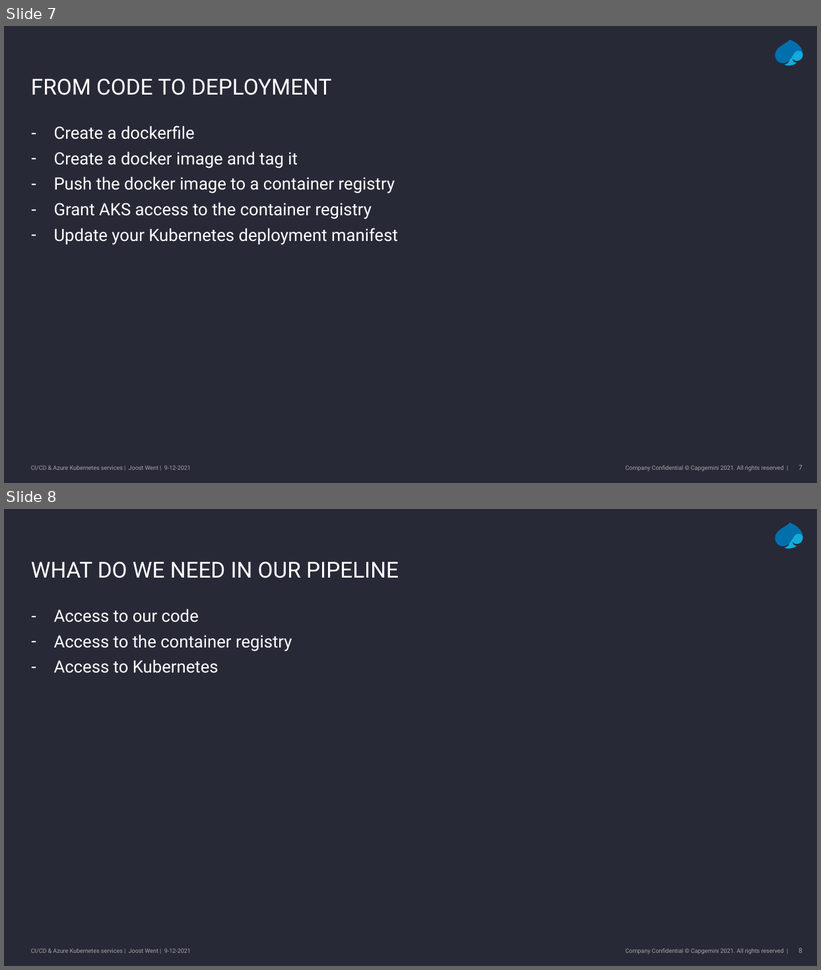
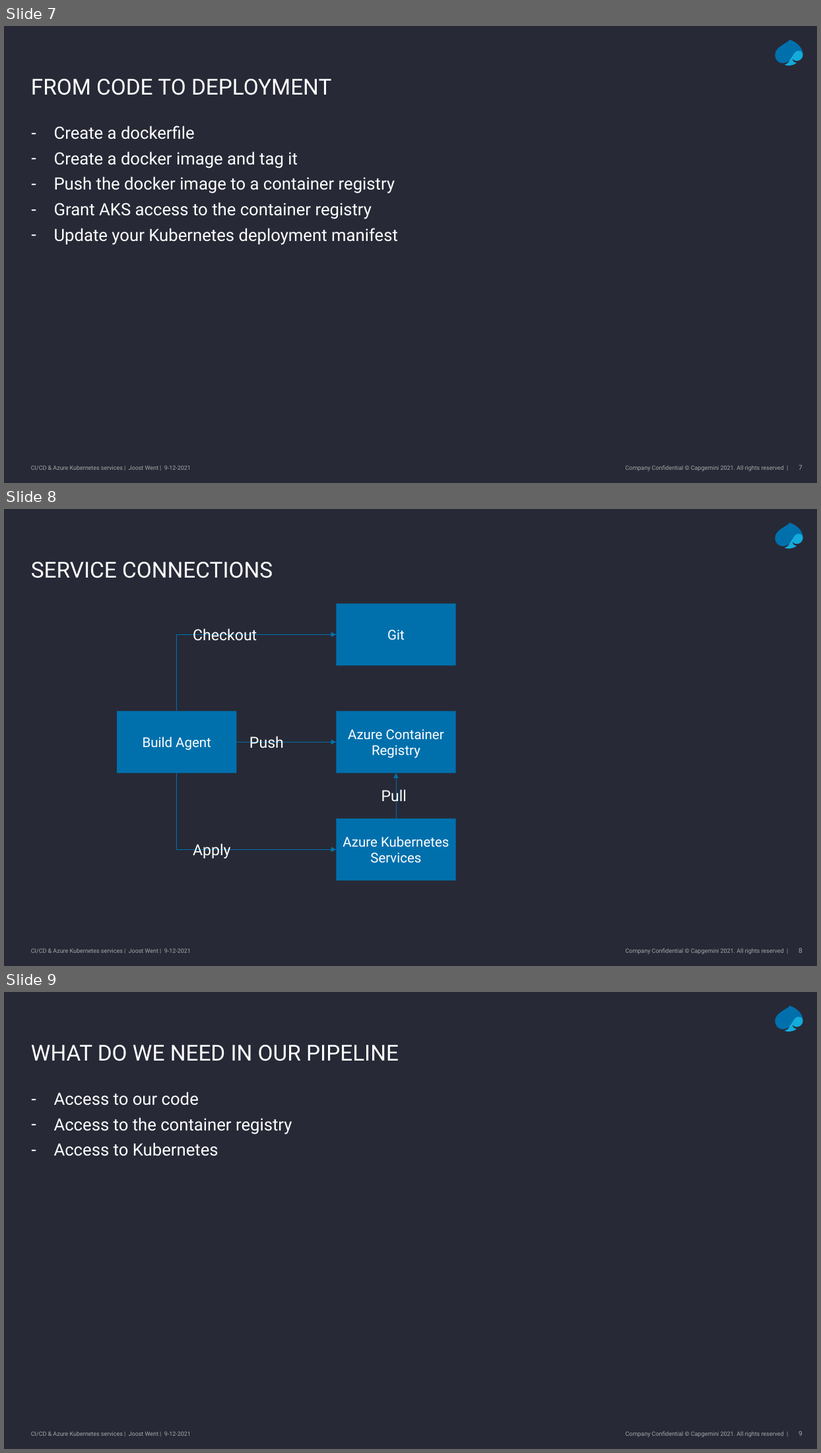
Before and after one commit to joostwent/techtalk-lunch, a slide deck: slides.pptx. Shown one above the other, each under a label of ours: slides 7 and 8 before the commit, slides 7, 8 and 9 after it. The pictures are 821x970 and 821x1453 pixels, drawn with LibreOffice and Linux fonts; fonts in the diff are those of the drawing; background and template pictures are left out. Boxes give left, top, right and bottom in pixels: in the first picture for what was removed or moved away, otherwise in the second. Text is boxed around its words. In the diff, an @@ line names an element or a change of style, - is before the commit and + after.

```diff
--- a/slides.pptx
+++ b/slides.pptx
@@ slide 8 added at box(4, 509, 817, 966), background #272936; not listed: 5 template elements that a slide beside it also shows @@
@@ title added at box(31, 562, 273, 578), 26 pt, text #FFFFFF @@
+SERVICE CONNECTIONS
@@ rectangle added at box(337, 603, 456, 666), fill #0070AD, 16 pt, text #FFFFFF @@
+Git
@@ elbow arrow added from (177, 711) to (337, 634), #0070AD 0.5 pt @@
@@ text added at box(193, 628, 257, 641), 18 pt, text #FFFFFF @@
+Checkout
@@ rectangle added at box(117, 711, 236, 773), fill #0070AD, 16 pt, text #FFFFFF @@
+Build Agent
@@ rectangle added at box(337, 711, 456, 773), fill #0070AD, 16 pt, text #FFFFFF @@
+Azure Container Registry
@@ arrow added from (236, 742) to (337, 742), #0070AD 0.5 pt @@
@@ text added at box(250, 736, 284, 748), 18 pt, text #FFFFFF @@
+Push
@@ elbow arrow added from (177, 773) to (337, 850), #0070AD 0.5 pt @@
@@ elbow arrow added from (396, 819) to (396, 773), #0070AD 0.5 pt @@
@@ text added at box(382, 788, 407, 805), 18 pt, text #FFFFFF @@
+Pull
@@ rectangle added at box(337, 819, 456, 881), fill #0070AD, 16 pt, text #FFFFFF @@
+Azure Kubernetes Services
@@ text added at box(193, 844, 231, 859), 18 pt, text #FFFFFF @@
+Apply
@@ what was slide 8 is now slide 9 @@
```
Also in this commit, not shown: 2 slides changed, 2 other files.
